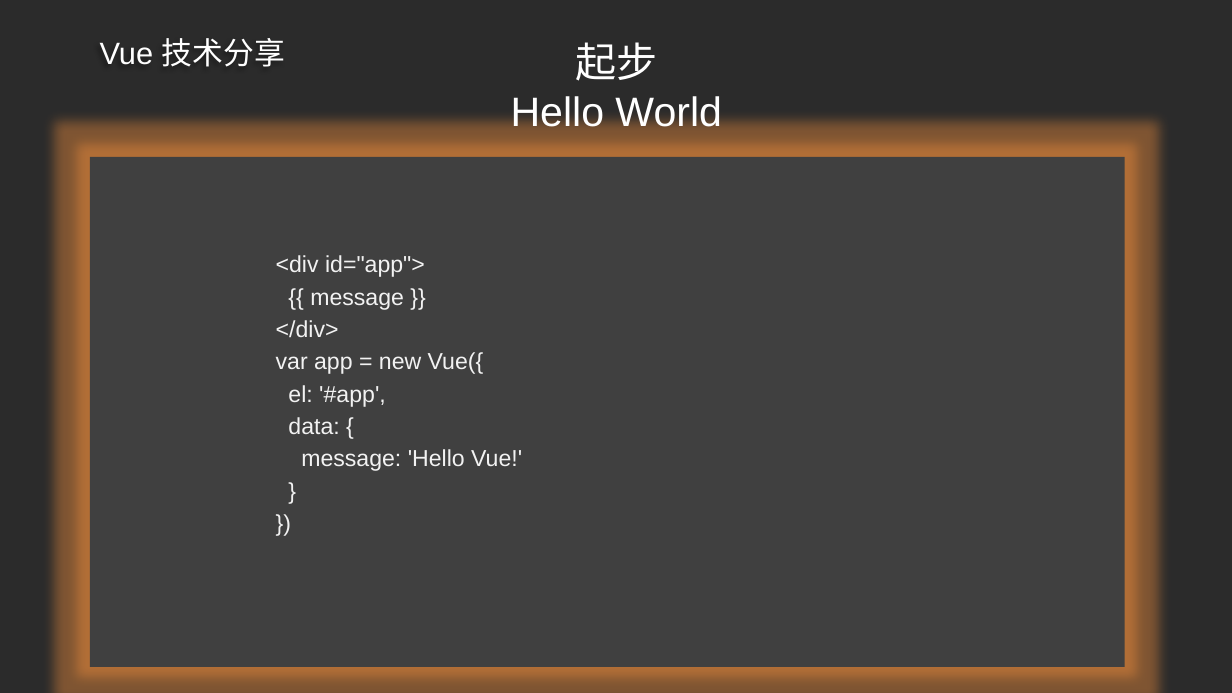
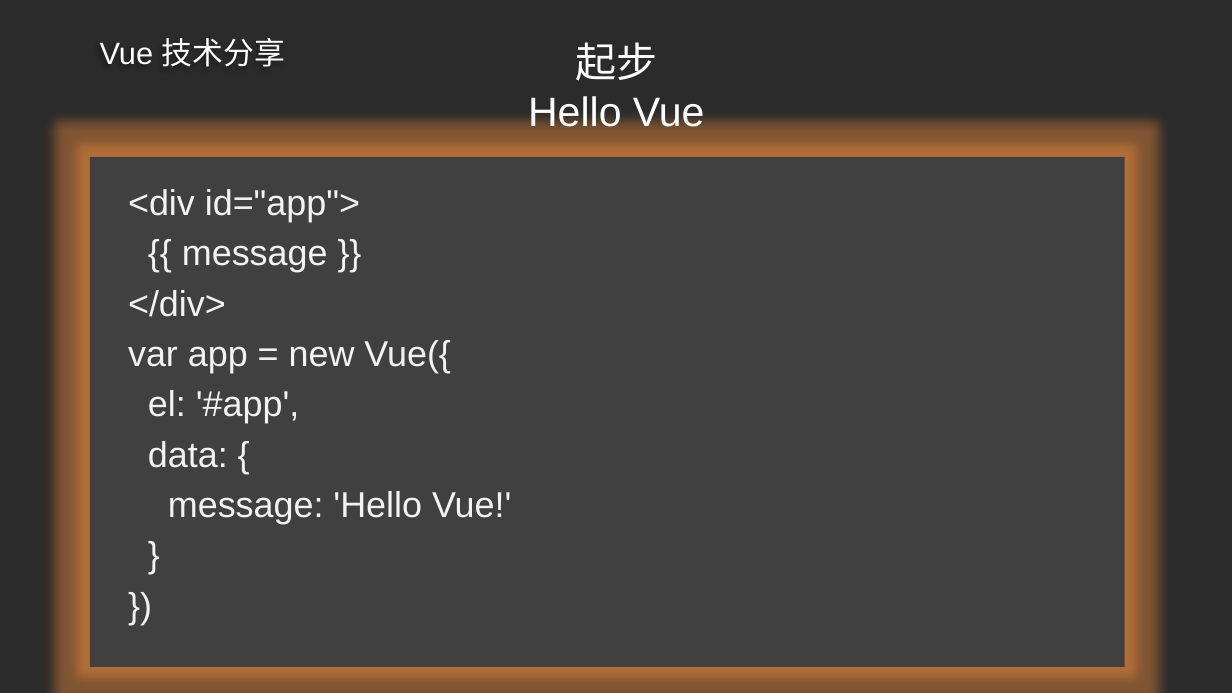
Before and after one commit to ldjdd/traing-library, a slide deck: slide 13 of vue/演示文稿.pptx (slide 10 before the commit). Drawn at 1232x693 pixels with LibreOffice and Linux fonts; fonts in the diff are those of the drawing; background and template pictures are left out; a plain dark background stands for a picture behind light text. Boxes give left, top, right and bottom in pixels: in the first picture for what was removed or moved away, otherwise in the second. Text is boxed around its words. In the diff, an @@ line names an element or a change of style, - is before the commit and + after.

```diff
--- a/vue/演示文稿.pptx
+++ b/vue/演示文稿.pptx
@@ title at bbox=[528, 42, 705, 134]: text changed @@
-起步
-Hello World
+起步
+Hello Vue
@@ text "<div id="app">": place and size @@
-text "<div id="app">" at bbox=[276, 255, 522, 471]
+text "<div id="app">" at bbox=[128, 189, 511, 524]
@@ text "<div id="app">" at bbox=[128, 189, 511, 524]: size 18 to 28 pt; more space between paragraphs @@
```
Also in this commit, not shown: 3 other slides changed, 8 slides added, 1 slide removed, 5 other files.
